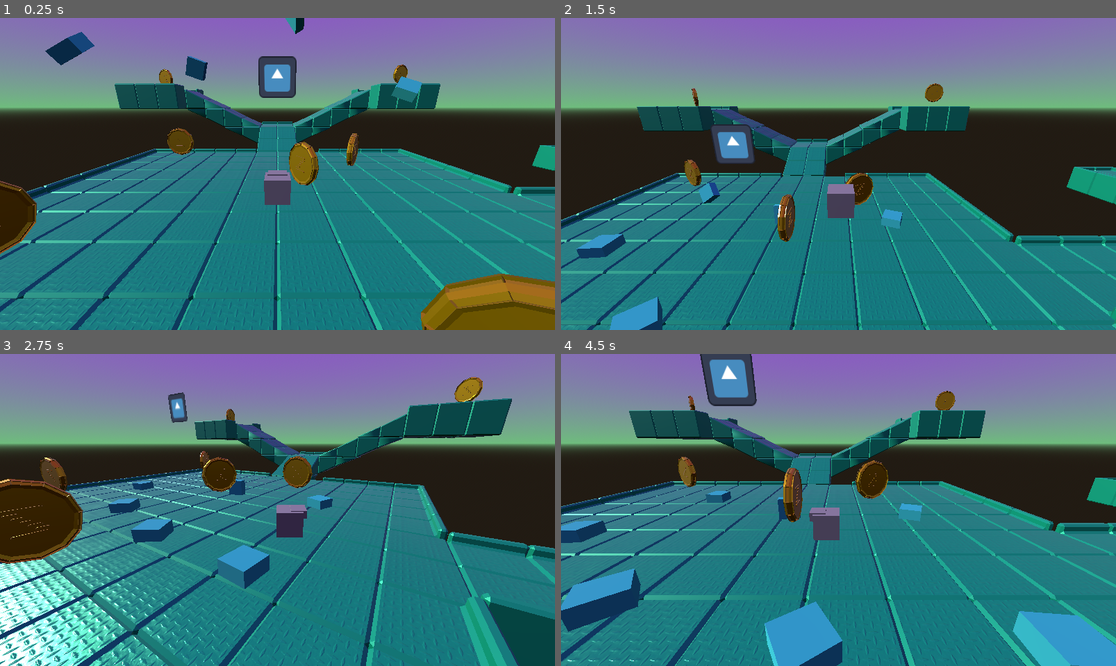
Above: before the commit, frames 1-4 (two rows, left to right).
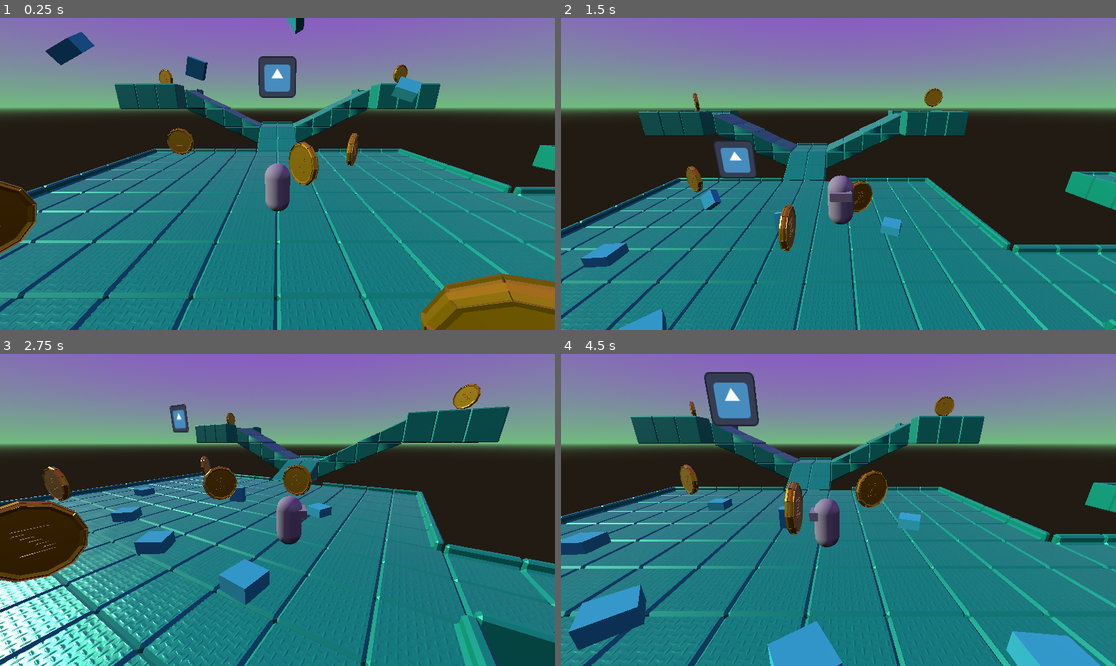
Above: after the commit, the same moments.

Repository: IsaiahMurray/3D-Platformer-Tutorial
Game: Godot game, scene res://scenes/level_1.tscn
Same seed, same stepped clock (60 frames per second), same inputs: the game is played once before the commit and once after it. The engine's default icon, where the game draws it, is replaced by a stand-in: a white triangle on a blue panel in a dark square.
Inputs:
- Up to frame 1 (0.25 s): no input
- Up to frame 2 (1.5 s): tap Enter (ui_accept) at 0.5, 0.77 s; hold Right (ui_right) 0.53-1.28 s; tap A (camera_left) at 0.6 s; hold Down (ui_down) from 1.28 s (still down); tap D (camera_right) at 1.35 s
- Up to frame 3 (2.75 s): tap Enter (ui_accept) at 1.52 s; release Down (ui_down) at 2.03 s; hold Right (ui_right) from 2.03 s (still down); tap A (camera_left) at 2.1 s
- Up to frame 4 (4.5 s): release Right (ui_right) at 2.78 s; hold Up (ui_up) 2.78-3.53 s; tap D (camera_right) at 2.85, 4.35 s; tap Enter (ui_accept) at 3.02, 3.77 s; hold Left (ui_left) from 3.53 s (still down); tap A (camera_left) at 3.6 s

The runs differ from the first frame. In frame 1, 0.5% of the frame differs, in the area x 47-53%, y 46-63%; in frame 2, 17%; in frame 3, 26%, in the area x 0-100%, y 7-100%; in frame 4, 25%.

Commit message:
Update player
-Changed character shape to capusule

Diff:
--- a/3d-platformer-tutorial/player.tscn
+++ b/3d-platformer-tutorial/player.tscn
@@ -1,23 +1,23 @@
 [gd_scene load_steps=4 format=3 uid="uid://c511vl5patgmo"]
 
-[sub_resource type="BoxMesh" id="BoxMesh_lpem4"]
+[sub_resource type="CapsuleMesh" id="CapsuleMesh_rtuf4"]
 
 [sub_resource type="BoxMesh" id="BoxMesh_wv4h8"]
 
-[sub_resource type="BoxShape3D" id="BoxShape3D_lie8u"]
+[sub_resource type="CapsuleShape3D" id="CapsuleShape3D_wu8vb"]
 
 [node name="CharacterBody3D" type="CharacterBody3D"]
 collision_mask = 30
 
 [node name="MeshInstance3D" type="MeshInstance3D" parent="."]
-mesh = SubResource("BoxMesh_lpem4")
+mesh = SubResource("CapsuleMesh_rtuf4")
 
 [node name="Face" type="MeshInstance3D" parent="MeshInstance3D"]
 transform = Transform3D(0.77349, 0, 0, 0, 0.317265, 0, 0, 0, 0.602063, 0, 0.385654, -0.336165)
 mesh = SubResource("BoxMesh_wv4h8")
 
 [node name="CollisionShape3D" type="CollisionShape3D" parent="."]
-shape = SubResource("BoxShape3D_lie8u")
+shape = SubResource("CapsuleShape3D_wu8vb")
 
 [node name="Camera_Controller" type="Node3D" parent="."]
 top_level = true
